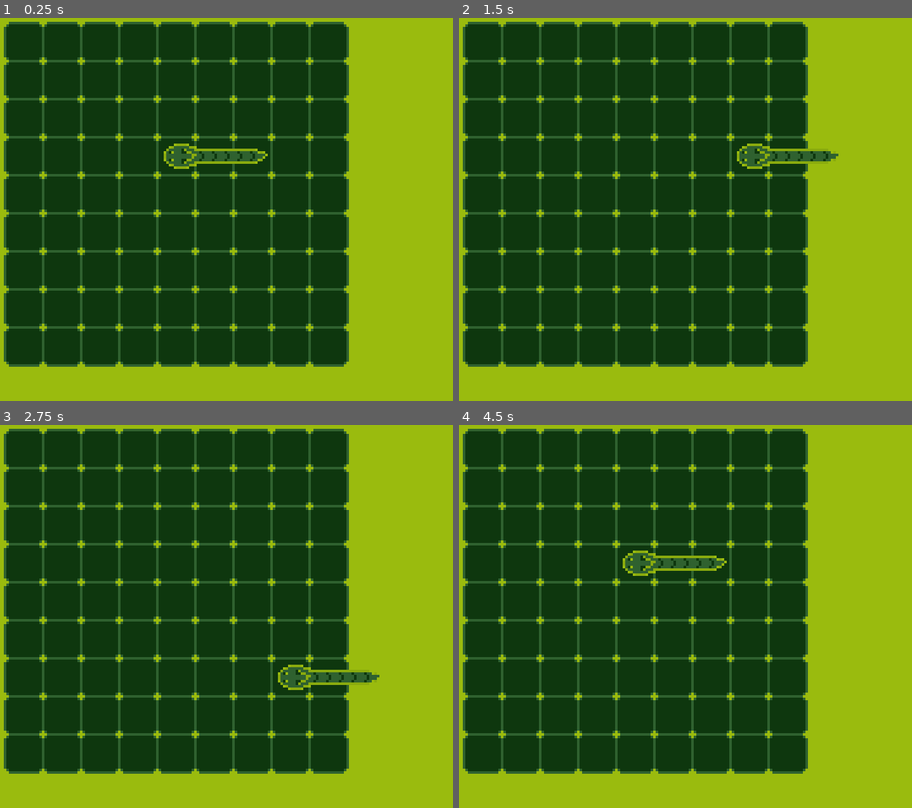
Above: before the commit, frames 1-4 (two rows, left to right).
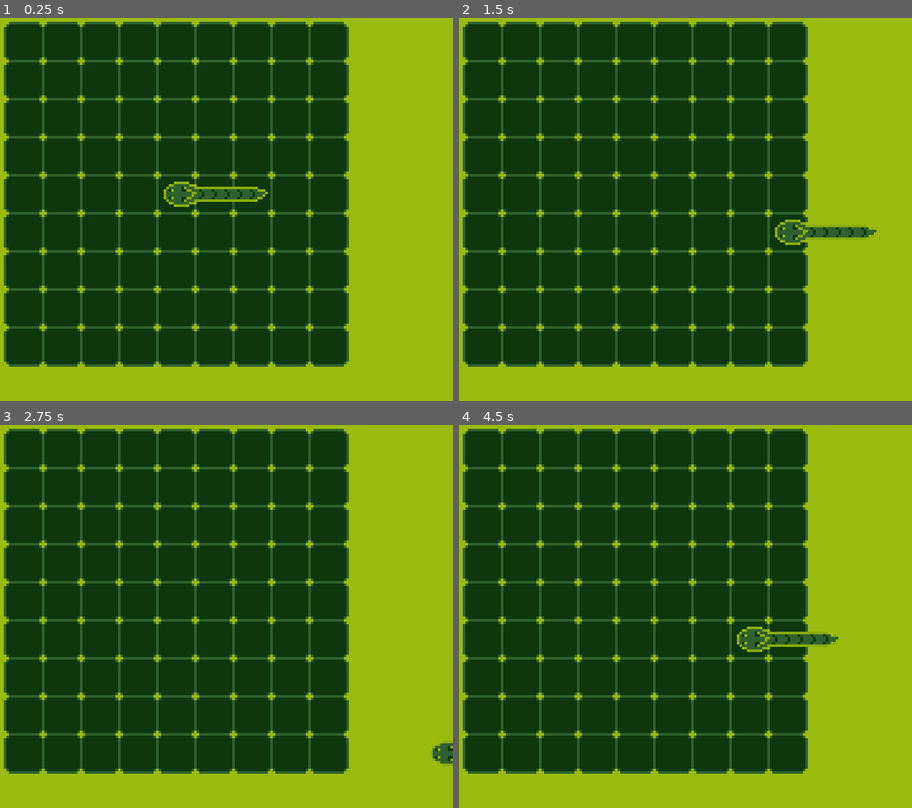
Above: after the commit, the same moments.

Repository: JustKwa/Snak-e
Game: Godot game, scene res://main_scene.tscn
The game is run twice, just before and just after one commit, with the same random seed, the same clock (stepped at 60 frames per second) and the same inputs.
Inputs:
- Up to frame 1 (0.25 s): no input
- Up to frame 2 (1.5 s): tap Enter at 0.5 s; hold Right (ui_right) 0.53-1.28 s; hold Down (ui_down) from 1.28 s (still down)
- Up to frame 3 (2.75 s): release Down (ui_down) at 2.03 s; hold Right (ui_right) from 2.03 s (still down)
- Up to frame 4 (4.5 s): release Right (ui_right) at 2.78 s; hold Up (ui_up) 2.78-3.53 s; tap Space at 3.5 s; hold Left (ui_left) from 3.53 s (still down)

The runs differ from the first frame. In frame 1, 1.7% of the frame differs, in the area x 36-60%, y 32-50%; in frame 2, 1.5%; in frame 3, 1.0%; in frame 4, 1.7%.

Commit message:
update

Diff:
--- a/Scripts/snake.gd
+++ b/Scripts/snake.gd
@@ -44,28 +44,21 @@
 
 
 func move_snake():
-	for i in snake_length:
-		self.position += move_direction
-	pass
+	self.position += move_direction
+
 
 
 func _on_speed_timeout():
-	# _out_of_bound()
+	print("okay")
+	_out_of_bound()
 	move_snake()
 
 # out_of_bound = (23, 143) , (143,23)
 
 func _out_of_bound():
 	for i in snake_length:
-		print(i.get_name())
-		print(i.global_position.x)
-		print(typeof(i.global_position.x) == TYPE_VECTOR2)
-		match int(i.global_position):
-			23:
-				_teleport(i,Vector2(135,0))
-
-		# if i.global_position.x == grid.cell:
-		# 	_teleport(i,Vector2(135,0))
+		if i.global_position.x == 23:
+			_teleport(i,Vector2(135,0))
 
 func _teleport(part ,vector):
 	part.global_translate(vector)
--- a/main_scene.tscn
+++ b/main_scene.tscn
@@ -50,7 +50,7 @@
 tile_data = PoolIntArray( 65537, 1, 0, 65538, 1, 0, 65539, 1, 0, 65540, 1, 0, 65541, 1, 0, 65542, 1, 0, 65543, 1, 0, 65 …(1032 unchanged characters)…
 
 [node name="Snake" type="Node2D" parent="."]
-position = Vector2( 83, 68 )
+position = Vector2( 83, 83 )
 script = ExtResource( 5 )
 __meta__ = {
 "_edit_group_": true
@@ -65,5 +65,6 @@
 [node name="head" parent="Snake" instance=ExtResource( 4 )]
 
 [node name="speed" type="Timer" parent="Snake"]
+wait_time = 0.2
 
 [connection signal="timeout" from="Snake/speed" to="Snake" method="_on_speed_timeout"]
